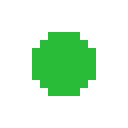
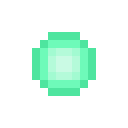
Before/after of a 128px x 128px layered artwork. What changed in the layer stack:
painted on "Layer 1" over [32, 32, 96, 96]
